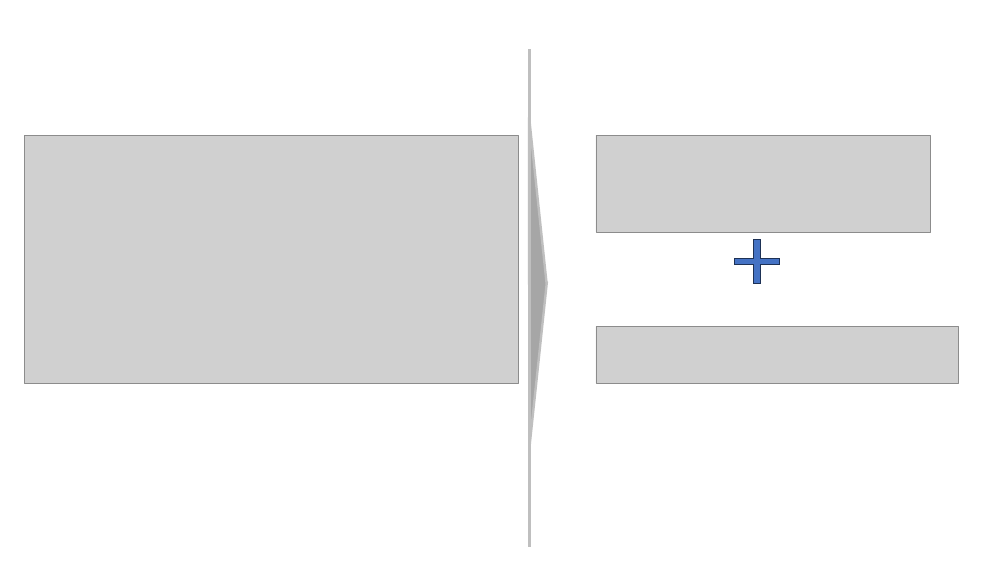
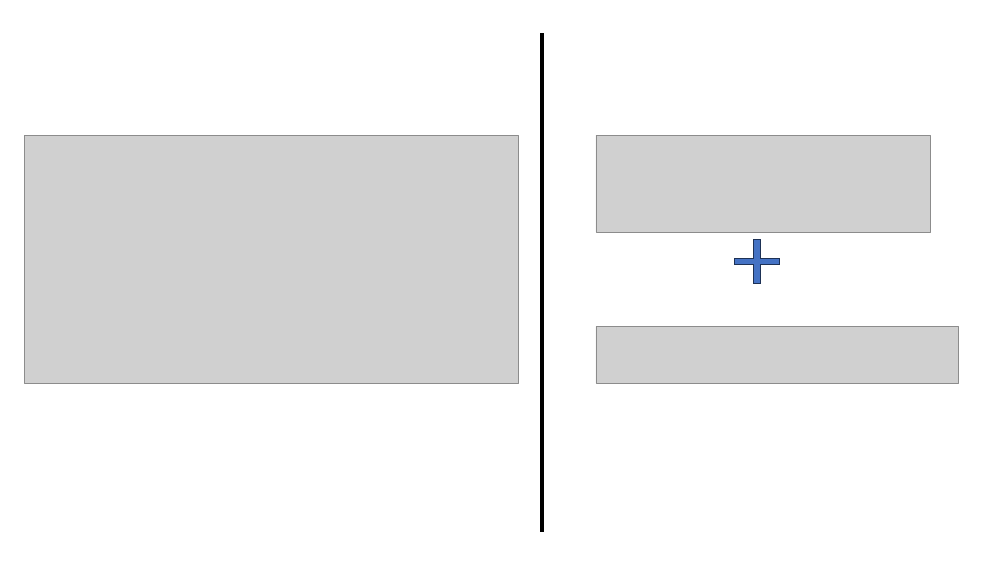
Before and after one commit to LearnWithLlew/TestingBetterWithApprovals.Slides, a slide deck: slide 20 of slides/Testing Better with Approvals.pptx. Drawn at 1008x567 pixels with LibreOffice and Linux fonts; fonts in the diff are those of the drawing; grey boxes stand for pictures. Boxes give left, top, right and bottom in pixels: in the first picture for what was removed or moved away, otherwise in the second. Text is boxed around its words. In the diff, an @@ line names an element or a change of style, - is before the commit and + after.

```diff
--- a/slides/Testing Better with Approvals.pptx
+++ b/slides/Testing Better with Approvals.pptx
@@ line moved from (529, 49) - (529, 547) to (542, 33) - (542, 532) @@
@@ line (542, 33) - (542, 532): stroke #BFBFBF 3 pt to #000000 3 pt @@
@@ freeform shape removed at (x1=529, y1=117, x2=547, y2=448) @@
```
Also in this commit, not shown: 2 other slides changed, 1 slide added, 5 slides removed.
